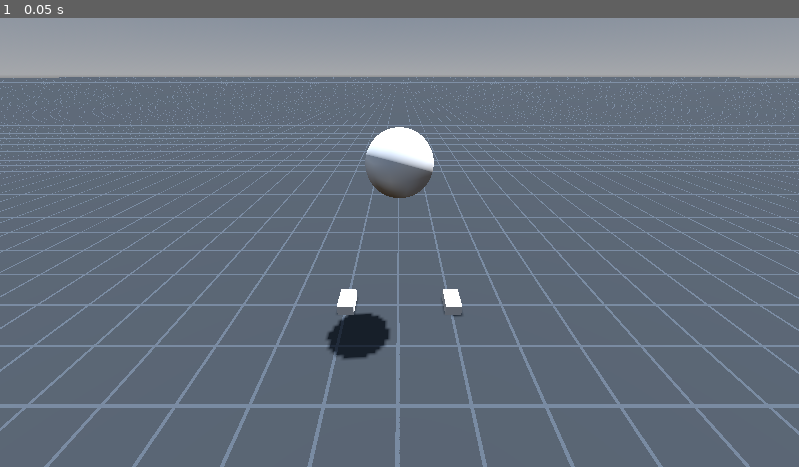
Above: before the commit, frame 1.
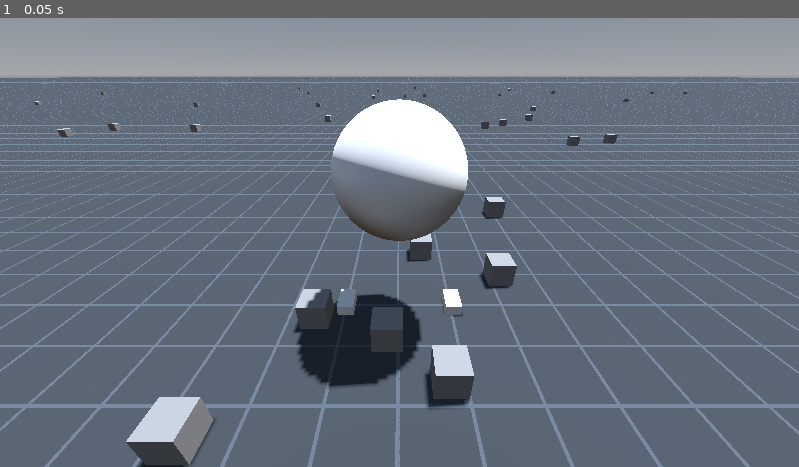
Above: after the commit, the same moment.

Repository: Jerbaloot/ManualSkates
Game: Godot game, scene res://InputTest.tscn
The game is run twice, just before and just after one commit, with the same random seed, the same clock (stepped at 60 frames per second) and the same inputs.
Inputs:
- Up to frame 1 (0.05 s): no input

The runs differ from the first frame. In frame 1, 8.0% of the frame differs, in the area x 4-86%, y 15-100%.

Commit message:
linear momentum sorta works with absolute skate positions
The linear momentum works as long as the skater looks in a direction. I'm having trouble with the angular momentum aspect. It's eitehr too much or too little. And when the skater turns around the forces seem to be wack. I'm not sure.

Diff:
--- /dev/null
+++ b/CubeSpawner.gd
@@ -0,0 +1,17 @@
+extends Node3D
+
+@export_range(0,100) var amount : int = 10
+@export_range(0,100) var spawn_radius : float = 10
+
+func _ready():
+	spawn_a_bunch_of_cubes()
+
+
+func spawn_a_bunch_of_cubes():
+	for i in range(amount):
+		var new_cube = MeshInstance3D.new()
+		new_cube.mesh = BoxMesh.new()
+		(new_cube.mesh as BoxMesh).size = Vector3(0.5,0.5,0.5)
+		add_child(new_cube)
+		new_cube.position = Vector3(randf()-.5,0,randf()-.5).normalized()*randf_range(0,spawn_radius)
+		new_cube.position += Vector3.UP*.25
--- a/InputTest.gd
+++ b/InputTest.gd
@@ -1,5 +1,21 @@
 extends Node3D
 
 
-func _input(event):
-	print(event)
+
+func _process(delta):
+	var vel_raycast : RayCast3D = $RayCast3D
+	var skater : Skater = $Skater
+
+	vel_raycast.position = skater.position
+	vel_raycast.target_position = skater.velocity
+
+	var raycasts = {
+		skater.left_skate:$LeftRayCast3D,
+		skater.right_skate:$RightRayCast3D
+	}
+
+	for skate in skater.skate_forces:
+		var force : Vector3 = skater.skate_forces[skate]
+		var raycast = raycasts[skate]
+		raycast.position = (skate as Skater.Skate).skate_object.global_position
+		raycast.target_position = force*delta
--- a/InputTest.tscn
+++ b/InputTest.tscn
@@ -1,8 +1,9 @@
-[gd_scene load_steps=14 format=3 uid="uid://crckqbi7vprv4"]
+[gd_scene load_steps=15 format=3 uid="uid://crckqbi7vprv4"]
 
 [ext_resource type="Script" path="res://InputTest.gd" id="1_aedyb"]
 [ext_resource type="Script" path="res://Skater.gd" id="2_u5oce"]
 [ext_resource type="Shader" path="res://Grid.gdshader" id="3_f53of"]
+[ext_resource type="Script" path="res://CubeSpawner.gd" id="4_2ss3u"]
 
 [sub_resource type="CapsuleShape3D" id="CapsuleShape3D_jrrpi"]
 
@@ -12,6 +13,8 @@
 size = Vector3(0.3, 0.2, 0.5)
 
 [sub_resource type="SphereMesh" id="SphereMesh_ld7d4"]
+radius = 1.0
+height = 2.0
 
 [sub_resource type="ShaderMaterial" id="ShaderMaterial_b5r6n"]
 render_priority = 0
@@ -40,6 +43,7 @@
 
 [node name="Skater" type="CharacterBody3D" parent="."]
 script = ExtResource("2_u5oce")
+mass = 100.0
 
 [node name="CollisionShape3D" type="CollisionShape3D" parent="Skater"]
 transform = Transform3D(1, 0, 0, 0, 1, 0, 0, 0, 1, 0, 1, 0)
@@ -59,8 +63,8 @@
 transform = Transform3D(1, -6.59773e-08, 1.60303e-07, -2.26267e-08, 0.867149, 0.498049, -1.71867e-07, -0.498049, 0.867149, 2.38419e-07, 3.87606, 4.30006)
 current = true
 
-[node name="MeshInstance3D" type="MeshInstance3D" parent="Skater"]
-transform = Transform3D(1, 0, 0, 0, 1, 0, 0, 0, 1, 0, 2.73905, 0)
+[node name="Body" type="MeshInstance3D" parent="Skater"]
+transform = Transform3D(1, 0, 0, 0, 1, 0, 0, 0, 1, 0, 2.58729, 0)
 material_override = SubResource("StandardMaterial3D_kfme0")
 mesh = SubResource("SphereMesh_ld7d4")
 
@@ -80,3 +84,20 @@
 transform = Transform3D(0.965926, -0.0669873, 0.25, -0.258819, -0.25, 0.933013, 0, -0.965926, -0.258819, 0, 4, 0)
 shadow_enabled = true
 shadow_blur = 3.762
+
+[node name="CubeSpawner" type="Node3D" parent="."]
+script = ExtResource("4_2ss3u")
+amount = 100
+spawn_radius = 100.0
+
+[node name="LeftRayCast3D" type="RayCast3D" parent="."]
+transform = Transform3D(1, 0, 0, 0, 1, 0, 0, 0, 1, 0, 5.2, 0)
+target_position = Vector3(0, 0, 0)
+
+[node name="RightRayCast3D" type="RayCast3D" parent="."]
+transform = Transform3D(1, 0, 0, 0, 1, 0, 0, 0, 1, 0, 5.2, 0)
+target_position = Vector3(0, 0, 0)
+
+[node name="RayCast3D" type="RayCast3D" parent="."]
+transform = Transform3D(1, 0, 0, 0, 1, 0, 0, 0, 1, 0, 2.6, 0)
+target_position = Vector3(0, 0, 0)
--- a/Skater.gd
+++ b/Skater.gd
@@ -6,8 +6,9 @@
 	var skate_object : Node3D
 	var angle : float = 0
 	const rotate_angle : float = PI/4
-	var raised = false
+	var raised = true
 	var pressed = false
+	var mass = 40
 
 	func _init(skate_object : Node3D):
 		self.default_pos = skate_object.position
@@ -20,14 +21,28 @@
 		skate_object.position.x = default_pos.x + offset.x
 		skate_object.position.z = default_pos.z + offset.z
 		var change = skate_object.position - original_position
-		return change
-
-	func raise(amount):
+		var parallel_change = skate_object.transform.basis.z * change.dot(skate_object.transform.basis.z)
+		var perpendicular_change = change - parallel_change
+		return perpendicular_change
+
+	func get_rolling_friction(velocity : Vector3, parent_transform : Transform3D):
+		if raised: return Vector3.ZERO
+		var global_basis = skate_object.global_transform.basis
+		var parallel_velocity = skate_object.transform.basis.z * velocity.dot(skate_object.transform.basis.z)
+		return -parallel_velocity.normalized()*parallel_velocity.length_squared()*.1
+
+	func get_sliding_friction(velocity : Vector3, parent_transform : Transform3D):
+		if raised: return Vector3.ZERO
+		var parallel_velocity = skate_object.transform.basis.z * velocity.dot(skate_object.transform.basis.z)
+		var perpendicular_velocity = velocity-parallel_velocity
+		return -perpendicular_velocity.normalized()*perpendicular_velocity.length_squared()*100
+
+	func raise(amount = .2):
 		skate_object.position.y += amount
 		raised = true
 
-	func lower(amount):
-		skate_object.position.y -= amount
+	func lower():
+		skate_object.position.y = 0
 		raised = false
 
 	func rotate(amount):
@@ -43,6 +58,7 @@
 
 var left_skate : Skate
 var right_skate : Skate
+var skates : Array[Skate] = []
 
 
 enum DIRECTIONS{LEFT_HOR, LEFT_VER, RIGHT_HOR, RIGHT_VER}
@@ -61,6 +77,7 @@
 func _ready():
 	right_skate = Skate.new($RightFoot)
 	left_skate = Skate.new($LeftFoot)
+	skates = [left_skate, right_skate]
 	raise_axis = {
 			JOY_AXIS_TRIGGER_LEFT : left_skate,
 			JOY_AXIS_TRIGGER_RIGHT : right_skate,
@@ -69,13 +86,14 @@
 		JOY_BUTTON_LEFT_STICK : left_skate,
 		JOY_BUTTON_RIGHT_STICK : right_skate,
 	}
+	update_moment()
 
 @export var mass : float = 10.0
+var moment
 @export var max_push_force : float = 10.0
 
-func _physics_process(delta):
-
-	# Create and clamp desired left position vector
+func move_and_get_offset():
+		# Create and clamp desired left position vector
 	var desired_left_position = Vector3(desired_push[DIRECTIONS.LEFT_HOR],0,desired_push[DIRECTIONS.LEFT_VER])
 	desired_left_position = clamp_magnitude(desired_left_position, 1.0)
 
@@ -84,11 +102,71 @@
 	desired_right_position = clamp_magnitude(desired_right_position, 1.0)
 
 
-
-	var left_return_force = left_skate.move(desired_left_position)
-	var right_return_force = right_skate.move(desired_right_position)
-
-	velocity += (left_return_force + right_return_force)/mass
+	return {
+		left_skate:left_skate.move(desired_left_position),
+		right_skate:right_skate.move(desired_right_position)
+	}
+
+
+func update_moment():
+	var moment_of_body = 2/5 * mass * 1
+
+	var left_skate_moment = (left_skate.skate_object.position*Vector3(1,0,1)).length_squared()*left_skate.mass
+	var right_skate_moment = (right_skate.skate_object.position*Vector3(1,0,1)).length_squared()*right_skate.mass
+
+	moment = moment_of_body + left_skate_moment + right_skate_moment
+
+func _physics_process(delta):
+	var offsets = move_and_get_offset()
+
+	var average_perpendicular_offset : Vector3 = (offsets[left_skate]+offsets[right_skate])/2
+	if not (left_skate.raised and right_skate.raised):
+		if left_skate.raised:
+			average_perpendicular_offset = offsets[right_skate]
+		elif right_skate.raised:
+			average_perpendicular_offset = offsets[left_skate]
+	elif left_skate.raised and right_skate.raised:
+		average_perpendicular_offset = Vector3.ZERO
+
+
+	velocity += -average_perpendicular_offset/delta/2
+
+	var global_velocity = velocity.rotated(Vector3.UP, rotation.y)
+	global_velocity = velocity
+
+	var friction = {
+		right_skate:right_skate.get_rolling_friction(global_velocity, self.global_transform) + right_skate.get_sliding_friction(global_velocity, self.global_transform),
+		left_skate:left_skate.get_rolling_friction(global_velocity, self.global_transform) + left_skate.get_sliding_friction(global_velocity, self.global_transform)
+	}
+
+	skate_forces = friction
+
+	apply_linear_motion(friction, delta)
+	apply_angular_motion(friction, delta)
+
+## Angular global_velocity of the skater as a float with the direction being upwards
+var angular_velocity = 0
+
+var skate_forces = {}
+
+func apply_angular_motion(friction : Dictionary, delta : float):
+	var torque = Vector3.ZERO
+
+	for skate in skates:
+		var r = skate.skate_object.position
+		var skate_torque = r.cross(friction[skate])
+		torque -= skate_torque
+
+	var angular_acceleration = torque.dot(Vector3.UP)/moment/100
+
+	angular_velocity += angular_acceleration*delta
+	rotation.y += angular_acceleration*delta
+
+func apply_linear_motion(friction : Dictionary, delta : float):
+	var drag_forces : Vector3 = (friction[right_skate] as Vector3) + (friction[left_skate] as Vector3)
+	var acceleration : Vector3 = drag_forces/self.mass
+	velocity += acceleration*delta
+	move_and_slide()
 
 
 func _input(event):
@@ -108,18 +186,22 @@
 			skate.rotate(angle) if event.pressed else skate.rotate(-angle)
 			return
 
+		var press_button = {
+				JOY_BUTTON_LEFT_STICK : left_skate,
+				JOY_BUTTON_RIGHT_STICK : right_skate
+			}
+
+		if event.button_index in press_button.keys():
+			var skate : Skate = press_button[event.button_index]
+			skate.lower() if event.pressed else skate.raise()
+			return
+
 	# Getting desired push direction
 	if event is InputEventJoypadMotion:
-
-
 		if (event as InputEventJoypadMotion).axis in desired_push.keys():
 			desired_push[event.axis] = event.axis_value
 			return
 
-		elif (event as InputEventJoypadMotion).axis in raise_axis.keys():
-			var skate : Skate = raise_axis[event.axis]
-			skate.lower(.2) if event.axis_value < 0.5 else skate.raise(.2)
-			print(event.axis_value)
 
 
 
--- a/project.godot
+++ b/project.godot
@@ -14,3 +14,7 @@
 run/main_scene="res://InputTest.tscn"
 config/features=PackedStringArray("4.0", "Forward Plus")
 config/icon="res://icon.svg"
+
+[physics]
+
+common/max_physics_steps_per_frame=20
